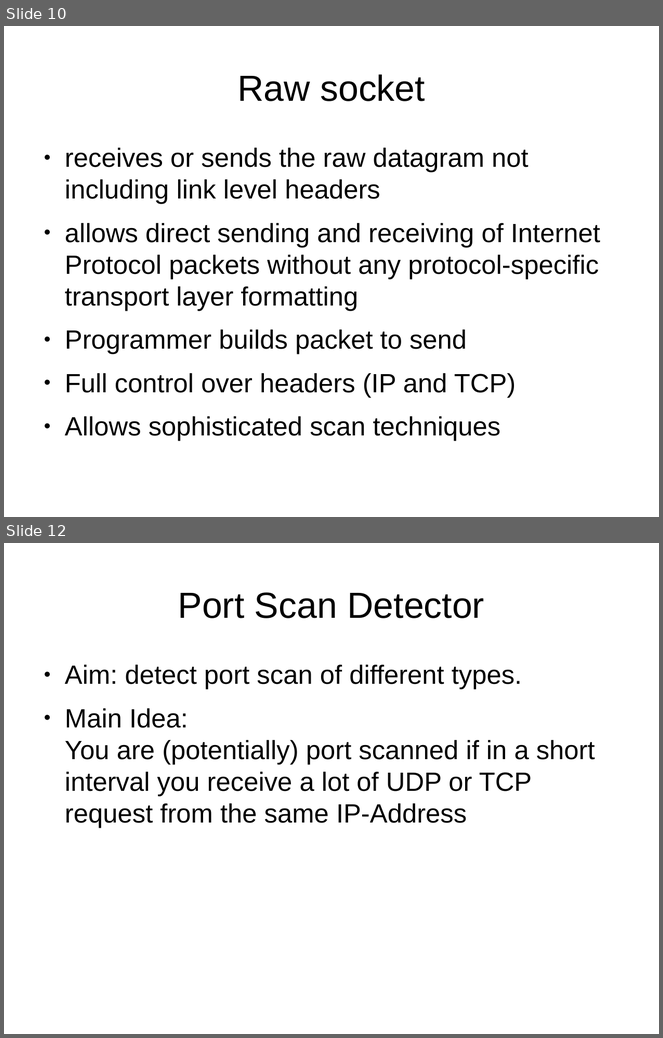
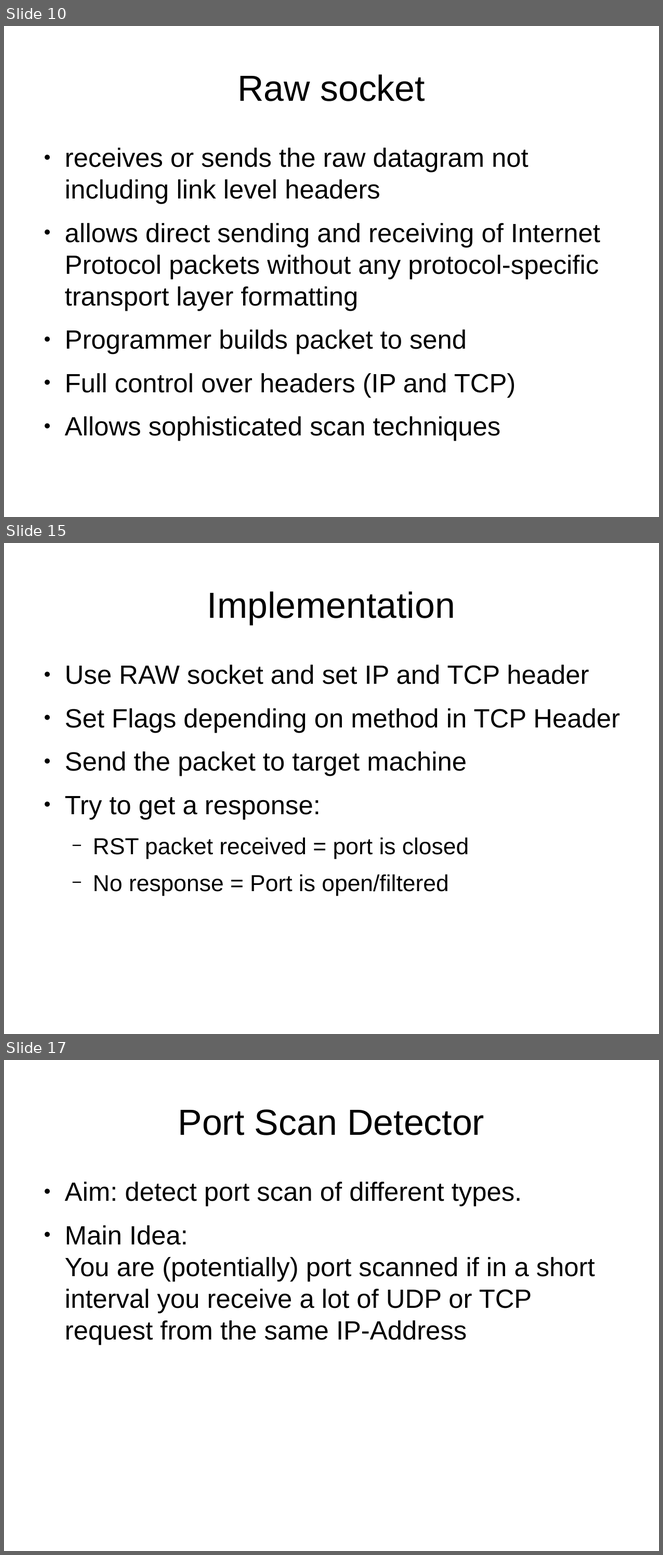
Before and after one commit to herrBez/PortScanner, a slide deck: slides/Untitled 1.odp. Shown one above the other, each under a label of ours: slides 10 and 12 before the commit, slides 10, 15 and 17 after it; the slides between them are not shown. The pictures are 663x1038 and 663x1555 pixels, drawn with LibreOffice and Linux fonts; fonts in the diff are those of the drawing. Boxes give left, top, right and bottom in pixels: in the first picture for what was removed or moved away, otherwise in the second. Text is boxed around its words. In the diff, an @@ line names an element or a change of style, - is before the commit and + after.

```diff
--- a/slides/Untitled 1.odp
+++ b/slides/Untitled 1.odp
@@ slide 15 added at (x1=4, y1=543, x2=659, y2=1034), background #FFFFFF @@
@@ title added at (x1=207, y1=591, x2=455, y2=625), 44 pt, text #000000 @@
+Implementation
@@ text added at (x1=65, y1=665, x2=620, y2=897), 32 pt, text #000000 @@
+● Use RAW socket and set IP and TCP header
+● Set Flags depending on method in TCP Header
+● Send the packet to target machine
+● Try to get a response:
+  − RST packet received = port is closed
+  − No response = Port is open/filtered
@@ what was slide 12 is now slide 17 @@
```
Also in this commit, not shown: 1 slide changed, 4 other slides added.
